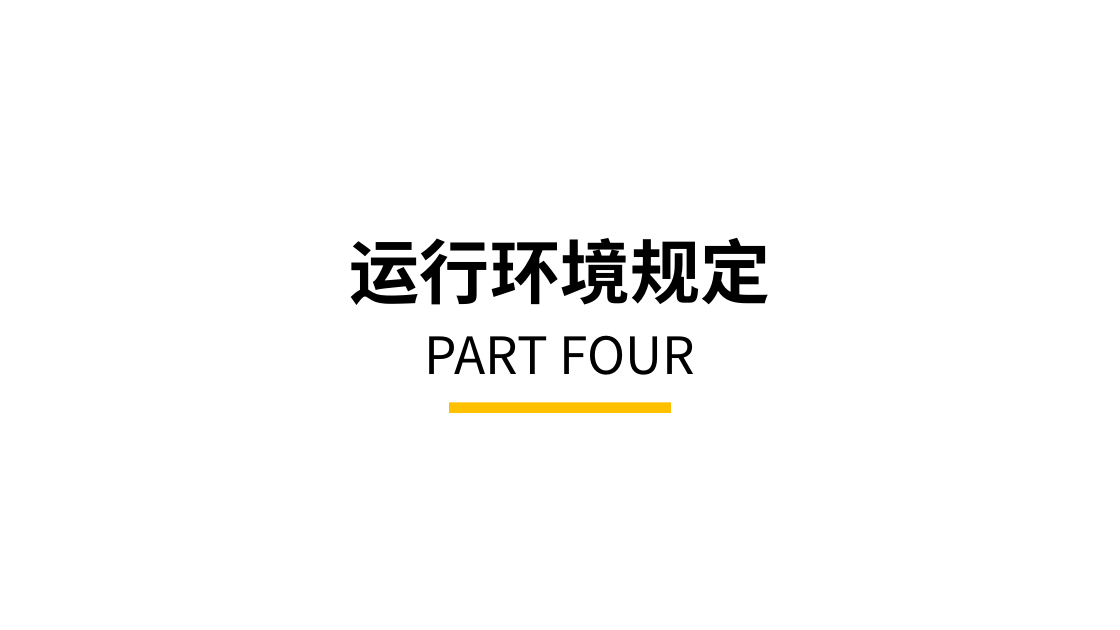
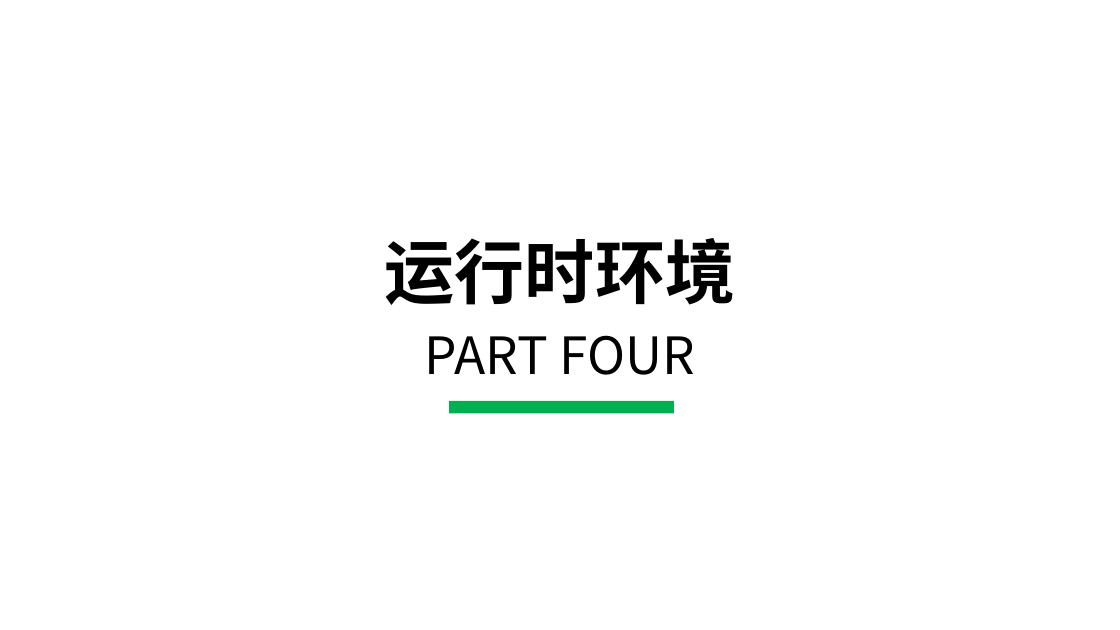
Before and after one commit to bhsei/17TeamC, a slide deck: slide 18 of 3.项目ppt/需求工作（1）.pptx (slide 16 before the commit). Drawn at 1120x630 pixels with LibreOffice and Linux fonts; fonts in the diff are those of the drawing; background and template pictures are left out. Boxes give left, top, right and bottom in pixels: in the first picture for what was removed or moved away, otherwise in the second. Text is boxed around its words. In the diff, an @@ line names an element or a change of style, - is before the commit and + after.

```diff
--- a/3.项目ppt/需求工作（1）.pptx
+++ b/3.项目ppt/需求工作（1）.pptx
@@ text at box(385, 238, 735, 305): text changed @@
-运行环境规定
+运行时环境
@@ rectangle: place and size @@
-rectangle at box(450, 402, 671, 413)
+rectangle at box(450, 401, 675, 413)
@@ rectangle at box(450, 401, 675, 413): fill #FFC000 to #00B050 @@
```
Also in this commit, not shown: 4 other slides changed, 3 slides added, 1 slide removed, 1 other file.
